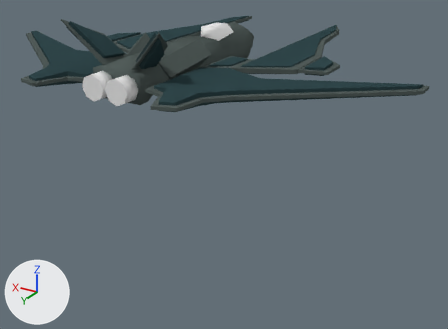
The Blender file Plane1.blend: old version first, new version second.
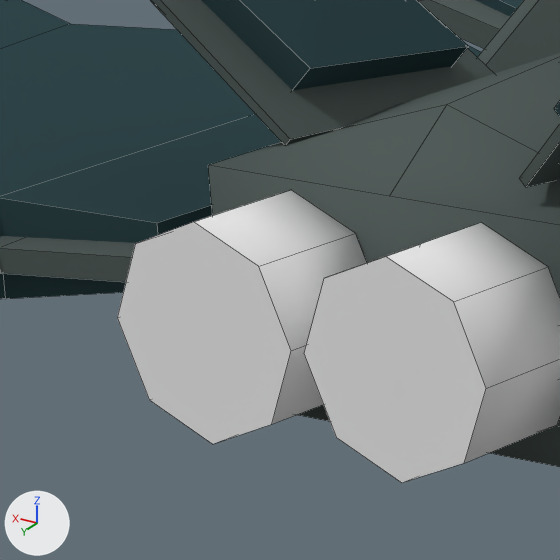
There are two pictures of each version: one whole from a 50 mm lens placed at (-9.86, 14.11, 4.32), pointed at (-0.21, -1.97, -3.72), one close up on the part from 15% to 30% of the width and 14% to 35% of the height. Arrows for +X, +Y and +Z are at lower left; the lights stay in place. The close-ups show mesh edges as thin lines.

Names of what the first close-up shows: 'Plane1_LOD0'.
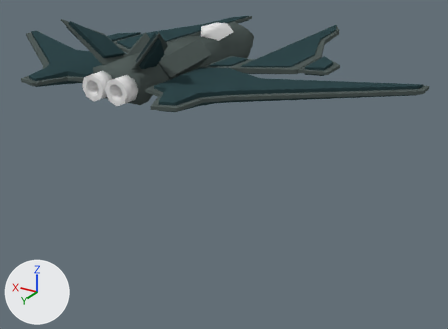
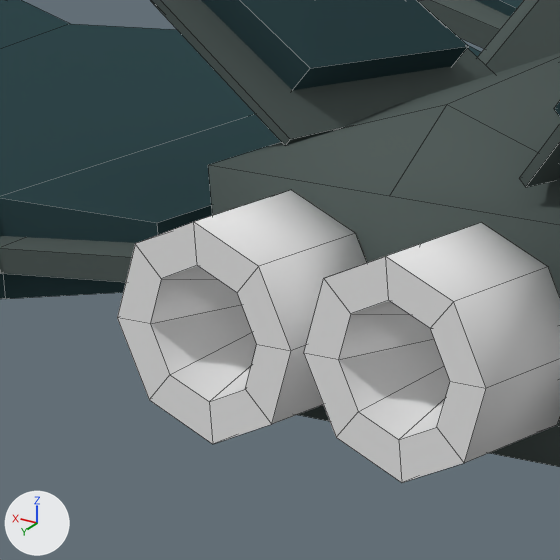
Where the change shows, as pixel boxes [x1, y1, x2, y2] in the close-ups (560 x 560 px):
part 1 of me_cylinder_001, built on
    both: [117, 222, 486, 483]

Edits to the bpy script that builds the scene:
```text
Change me_cylinder_001:
    used by ob_plane1_lod0; location = (0.0, 0.0, 0.0)
    remove me_cylinder_001.from_pydata(...)  # 399 vertices, 311 faces, 7 loose edges; spans x -6.62..6.59, y -7.26..3.82, z -9.57..1.6
    add me_cylinder_001.from_pydata(...)  # 431 vertices, 343 faces, 7 loose edges; spans x -6.62..6.59, y -7.26..3.82, z -9.57..1.6
    me_cylinder_001 part 1
    2 faces are deleted
    32 vertices are added at x -0.57..0.57, y 2.92..3.25, z -0.12..0.3
    16 new faces join them, mat_glossyblack (white #e7e7e7), smooth
    18 new faces join them, mat_glossyblack (white #e7e7e7)
```
